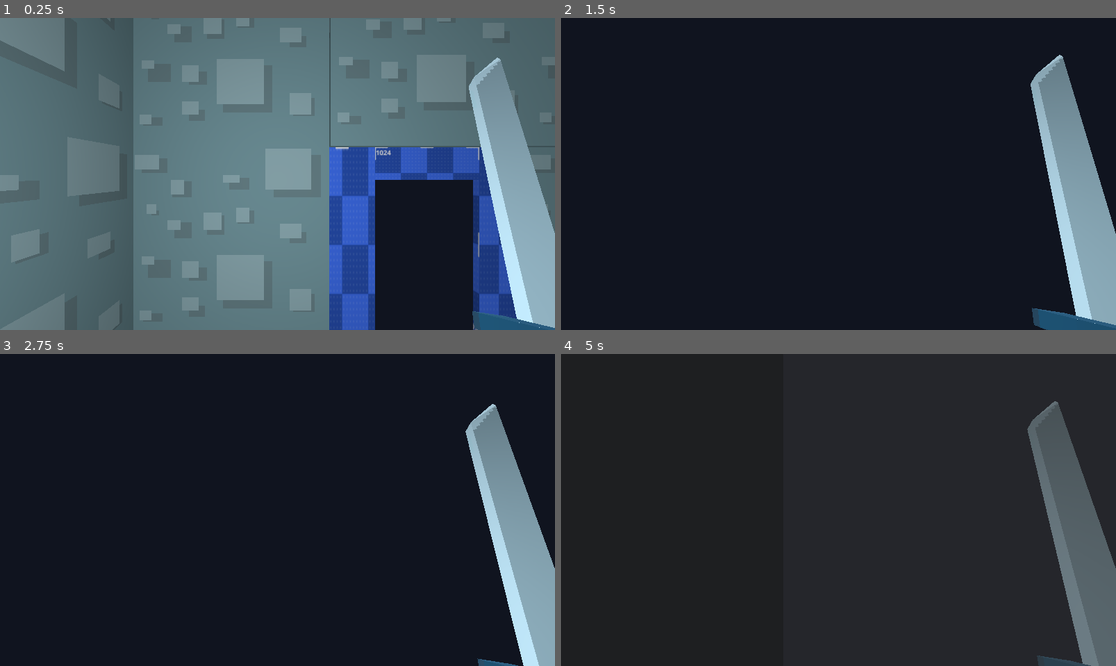
Above: before the commit, frames 1-4 (two rows, left to right).
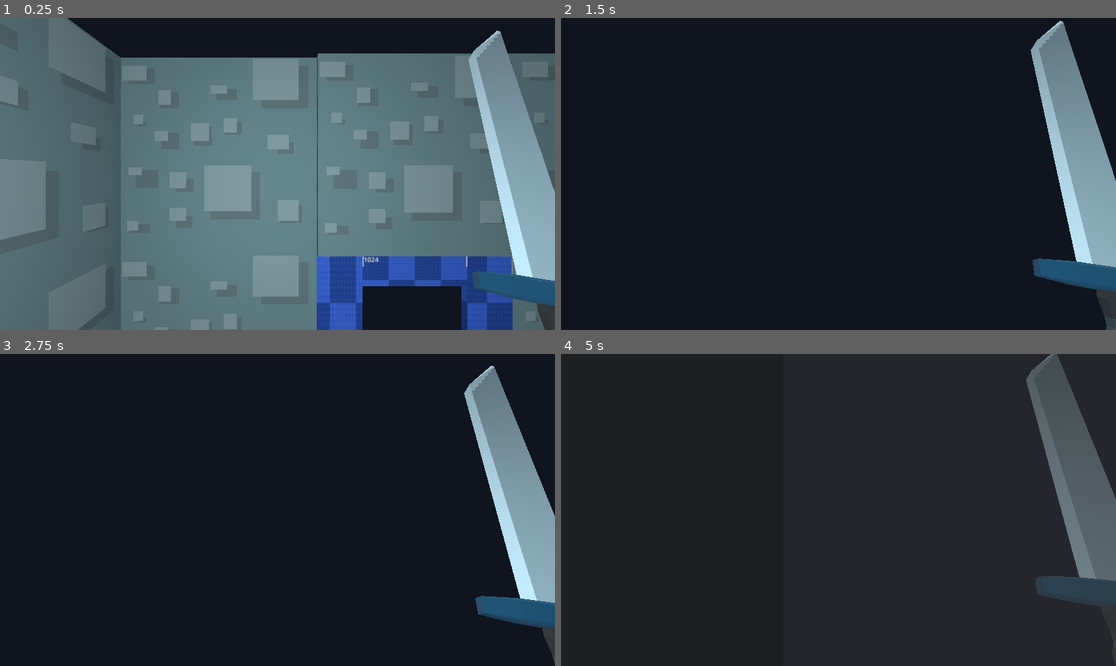
Above: after the commit, the same moments.

Repository: DavidznX/dungeon-crawler
Game: Godot game, scene res://scenes/fases/cena_prototipo.tscn
Two runs of this game, one before a commit and one after it. Both use one fixed random seed, a clock stepped at 60 frames per second and the inputs below.
Inputs (mouse positions are in pixels of both pictures, inside the frame that each line leads up to):
- Up to frame 1 (0.25 s): no input
- Up to frame 2 (1.5 s): tap Enter at 0.5 s; move the mouse to (866, 174) at 0.52 s; hold Shift (shift) 0.53-1.28 s; hold W (up) from 0.53 s (still down); tap Space (dash) at 0.6 s; click (866, 174) at 0.67 s; move the mouse to (810, 174) at 1.27 s; tap Shift (shift) at 1.35 s; click (810, 174) at 1.42 s
- Up to frame 3 (2.75 s): keep holding W (up); tap Space (dash) at 1.55 s; move the mouse to (288, 503) at 2.02 s; hold Shift (shift) from 2.03 s (still down); click (288, 503) at 2.1 s
- Up to frame 4 (5 s): keep holding W (up); move the mouse to (832, 516) at 2.77 s; release Shift (shift) at 2.78 s; tap Space (dash) at 2.85, 4.55 s; click (832, 516) at 2.92 s; move the mouse to (877, 513) at 3.52 s; hold Shift (shift) 3.53-4.28 s; click (877, 513) at 3.67 s; tap E (inventario) at 4.15 s; move the mouse to (794, 506) at 4.27 s; tap Delete at 4.35 s; click (794, 506) at 4.42 s

The runs differ from the first frame. In frame 1, 38% of the frame differs, in the area x 0-100%, y 0-100%; in frame 2, 6.7%; in frame 3, 6.6%; in frame 4, 7.5%.
Error in both runs: Invalid assignment of property or key 'SPEED' with value of type 'int' on a base object of type 'CharacterBody3D (player.gd)'. (res://scripts/inventario/Contro…

Commit message:
player movement fixed
fix: moviment bug

Diff:
--- a/project.godot
+++ b/project.godot
@@ -94,6 +94,11 @@
 "events": [Object(InputEventKey,"resource_local_to_scene":false,"resource_name":"","device":-1,"window_id":0,"alt_press …(192 unchanged characters)…
 ]
 }
+attack={
+"deadzone": 0.2,
+"events": [Object(InputEventMouseButton,"resource_local_to_scene":false,"resource_name":"","device":-1,"window_id":0,"alt_pressed":false,"shift_pressed":false,"ctrl_pressed":false,"meta_pressed":false,"button_mask":0,"position":Vector2(0, 0),"global_position":Vector2(0, 0),"factor":1.0,"button_index":1,"canceled":false,"pressed":false,"double_click":false,"script":null)
+]
+}
 
 [physics]
 
--- /dev/null
+++ b/scenes/Entities/Entity.gd
@@ -0,0 +1,12 @@
+extends CharacterBody3D
+class_name Entity
+
+@export var life:int
+
+@export var is_dead:bool = false
+
+@export var acceleration := 10.0       # aceleração (m/s²)
+@export var friction := 10.0           # desaceleração (m/s²)
+
+func _movement(input:Vector2):
+	pass
--- a/scenes/fases/Nivel_1_Dungeon.tscn
+++ b/scenes/fases/Nivel_1_Dungeon.tscn
@@ -23,7 +23,12 @@
 transform = Transform3D(1, 0, 0, 0, 0.16043253, 0.98704684, 0, -0.98704684, 0.16043253, 8.6804695, 23.030731, 0)
 
 [node name="Player" parent="." unique_id=219455374 instance=ExtResource("7_cvdi3")]
-transform = Transform3D(1, 0, 0, 0, 1, 0, 0, 0, 1, 6.537202, 2.5970378, 42.684)
+transform = Transform3D(1, 0, 0, 0, 1, 0, 0, 0, 1, 6.537202, 3.0768228, 42.684)
+walk_speed = 5.0
+sprint_multiplier = 2.0
+dash_force = 20.0
+acceleration = 10.0
+friction = 50.0
 
 [node name="WorldEnvironment" type="WorldEnvironment" parent="." unique_id=394493392]
 environment = SubResource("Environment_cvdi3")
--- a/scenes/player/player.tscn
+++ b/scenes/player/player.tscn
@@ -6,33 +6,40 @@
 [ext_resource type="Script" uid="uid://b1aens5xd7fpi" path="res://scripts/player/RenderItemHand.gd" id="4_lvxji"]
 [ext_resource type="Resource" uid="uid://l8ja51xvf7v5" path="res://resources/itens/espada_inicial.tres" id="5_p47bc"]
 
-[sub_resource type="CylinderShape3D" id="CylinderShape3D_p47bc"]
+[sub_resource type="CapsuleShape3D" id="CapsuleShape3D_p47bc"]
+height = 1.7519531
 
 [node name="Player" type="CharacterBody3D" unique_id=219455374 groups=["player"]]
-transform = Transform3D(1, 0, 0, 0, 1, 0, 0, 0, 1, 0, 1.3272351, 0)
 script = ExtResource("1_8afob")
+walk_speed = null
+sprint_multiplier = null
+dash_force = null
+acceleration = null
+friction = null
 
-[node name="CollisionShape3D" type="CollisionShape3D" parent="." unique_id=964544746]
-transform = Transform3D(1, 0, 0, 0, 1, 0, 0, 0, 1, 0, -0.55354357, 0)
-shape = SubResource("CylinderShape3D_p47bc")
+[node name="controlador_inventario" parent="." unique_id=260127267 instance=ExtResource("3_gmlin")]
 
 [node name="camera_pivot" type="Node3D" parent="." unique_id=1259759366]
+transform = Transform3D(1, 0, 0, 0, 1, 0, 0, 0, 1, 0, 1.5959692, 0)
 script = ExtResource("2_dovo2")
 
 [node name="Camera3D" type="Camera3D" parent="camera_pivot" unique_id=1468376234]
 
-[node name="controlador_inventario" parent="." unique_id=260127267 instance=ExtResource("3_gmlin")]
-
 [node name="mao_dir" type="Node3D" parent="." unique_id=1791199444]
-transform = Transform3D(0.42886743, 0.20917264, 0.87881714, -0.43837112, 0.89879405, 0, -0.78987557, -0.3852481, 0.47715876, 0.61, -0.74, -0.368)
+transform = Transform3D(0.42886743, 0.20917264, 0.87881714, -0.43837112, 0.89879405, 0, -0.78987557, -0.3852481, 0.47715876, 0.61, 1.2520912, -0.368)
 script = ExtResource("4_lvxji")
 item_data = ExtResource("5_p47bc")
 
-[node name="Animation" type="AnimationPlayer" parent="." unique_id=952984551]
-
 [node name="OmniLight3D" type="OmniLight3D" parent="." unique_id=774404116]
+transform = Transform3D(1, 0, 0, 0, 1, 0, 0, 0, 1, 0, 1.5557829, 0)
 omni_range = 41.376553
 omni_attenuation = 1.121
 
+[node name="CollisionShape3D" type="CollisionShape3D" parent="." unique_id=964544746]
+transform = Transform3D(1, 0, 0, 0, 1, 0, 0, 0, 1, 0, 0.86687547, 0)
+shape = SubResource("CapsuleShape3D_p47bc")
+
+[node name="Animation" type="AnimationPlayer" parent="." unique_id=952984551]
+
 [editable path="controlador_inventario"]
 [editable path="controlador_inventario/inventario/lista_de_itens/Slot_interativo"]
--- a/scripts/player/RenderItemHand.gd
+++ b/scripts/player/RenderItemHand.gd
@@ -8,8 +8,9 @@
 
 func _ready() -> void:
 	render_item_hand()
+
 func _process(_delta: float) -> void:
-		pass
+	position.y = 1 + 0.1 * sin(Time.get_ticks_msec() / 200)
 
 
 func render_item_hand():
--- a/scripts/player/player.gd
+++ b/scripts/player/player.gd
@@ -1,4 +1,4 @@
-extends CharacterBody3D
+extends Entity
 
 # Velocidades
 @export var walk_speed := 5.0
@@ -6,12 +6,11 @@
 @export var dash_force := 20.0         # força do dash
 
 # Controles de suavidade
-@export var acceleration := 10.0       # aceleração (m/s²)
-@export var friction := 10.0           # desaceleração (m/s²)
+
 
 # Dash
 var can_dash := true
-var dash_cooldown := 0.5               # segundos entre dashes
+var dash_cooldown := 0.5
 var dash_timer := 0.0
 
 @onready var inventario: Node = $controlador_inventario
@@ -33,29 +32,26 @@
 		if dash_timer <= 0:
 			can_dash = true
 
-	# Direção do movimento (relativa à rotação do personagem)
 	var input_dir := Input.get_vector("left", "right", "up", "down")
-	var direction := (transform.basis * Vector3(input_dir.x, 0, input_dir.y)).normalized()
 
-	# Dash
+	# Usar global_transform.basis é mais seguro para evitar conflitos de rotação de nós pais
+	var direction := (global_transform.basis * Vector3(input_dir.x, 0, input_dir.y)).normalized()
+
 	if Input.is_action_just_pressed("dash") and can_dash:
-		# Se não há direção, usa a direção para onde o corpo está olhando
-		var dash_dir = direction if direction != Vector3.ZERO else -transform.basis.z
+		var dash_dir = direction if direction != Vector3.ZERO else -global_transform.basis.z
 		velocity = dash_dir * dash_force
 		can_dash = false
 		dash_timer = dash_cooldown
-		print("dash")
 
-	# Movimento horizontal (XZ)
 	if direction:
-		# Acelera até a velocidade desejada
 		var target_vel = direction * current_speed
-		velocity.x = move_toward(velocity.x, target_vel.x, acceleration * delta)
-		velocity.z = move_toward(velocity.z, target_vel.z, acceleration * delta)
+		# Trocamos move_toward por lerp. Isso suaviza a transição de direção e tira o "passo em falso"
+		velocity.x = lerp(velocity.x, target_vel.x, acceleration * delta)
+		velocity.z = lerp(velocity.z, target_vel.z, acceleration * delta)
 	else:
-		# Desacelera (atrito) quando não há entrada
-		velocity.x = move_toward(velocity.x, 0.0, friction * delta)
-		velocity.z = move_toward(velocity.z, 0.0, friction * delta)
+		# Desacelera (atrito) usando lerp também
+		velocity.x = lerp(velocity.x, 0.0, friction * delta)
+		velocity.z = lerp(velocity.z, 0.0, friction * delta)
 
 	move_and_slide()
 
Not shown, added: scenes/Entities/Entity.gd.uid
